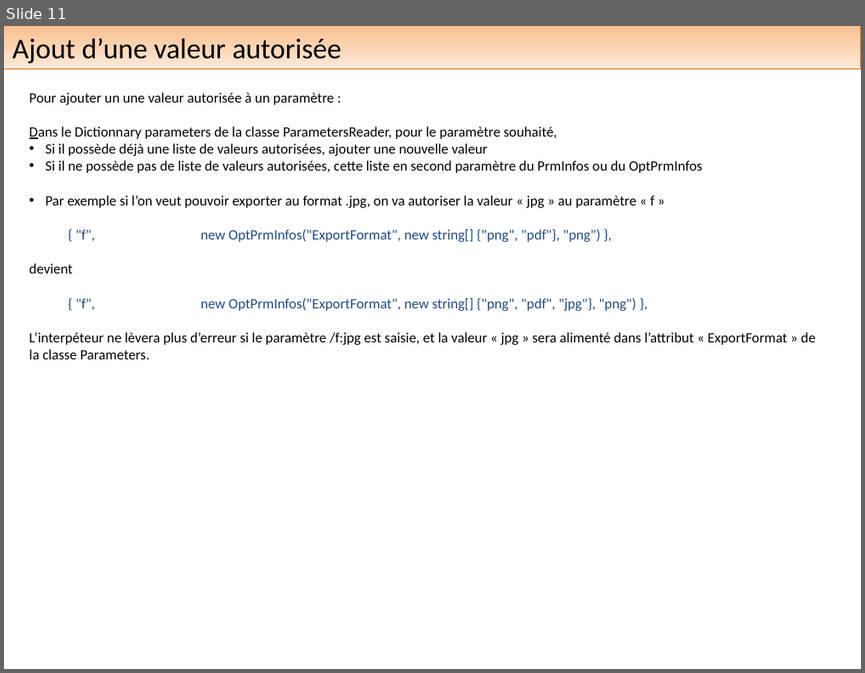
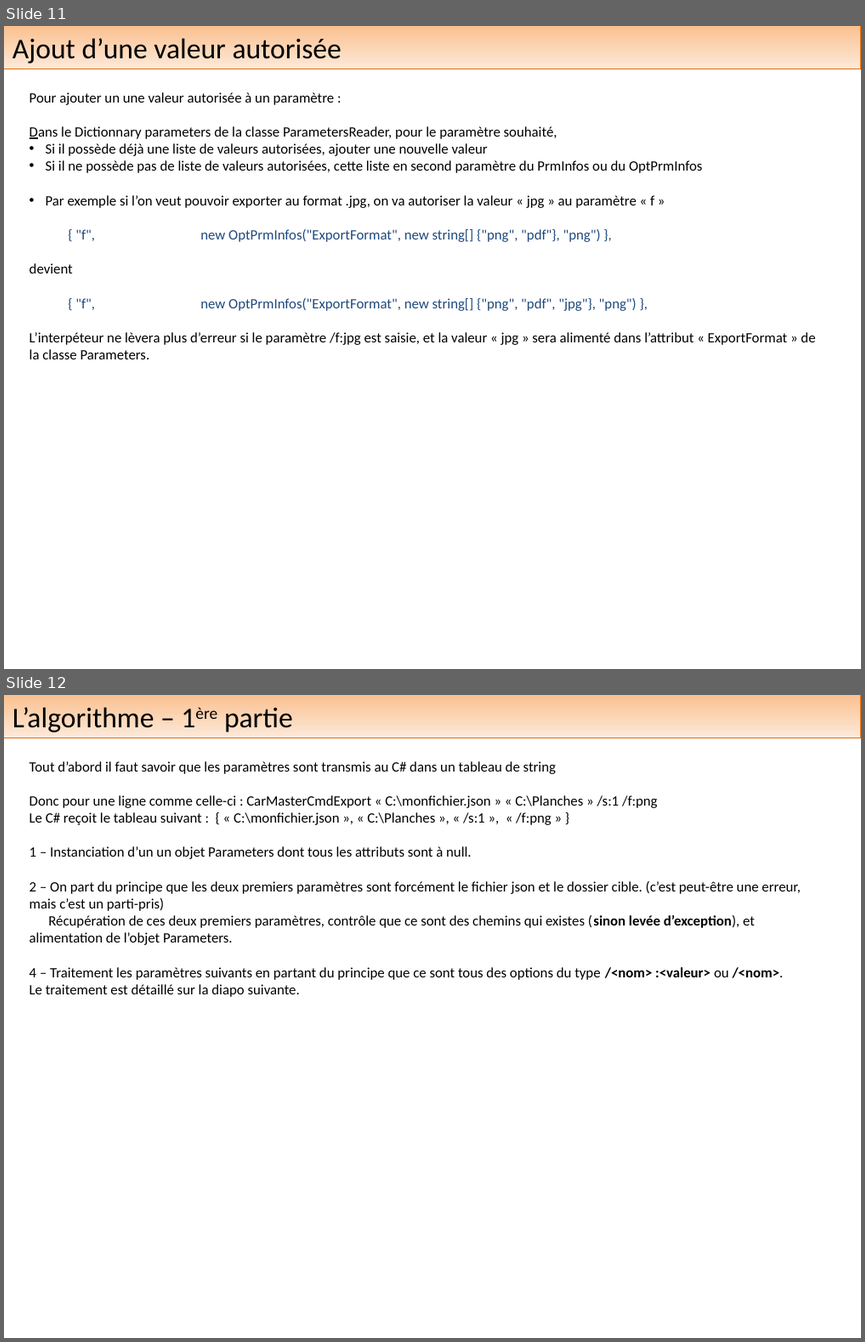
Before and after one commit to vpoiaghi/CardsMaster, a slide deck: doc/L'exportation en ligne de commande.pptx. Shown one above the other, each under a label of ours: slide 11 before the commit, slides 11 and 12 after it. The pictures are 865x673 and 865x1342 pixels, drawn with LibreOffice and Linux fonts; fonts in the diff are those of the drawing. Boxes give left, top, right and bottom in pixels: in the first picture for what was removed or moved away, otherwise in the second. Text is boxed around its words. In the diff, an @@ line names an element or a change of style, - is before the commit and + after.

Commit message:
doc : add algorithm to command line ppt document

```diff
--- a/doc/L'exportation en ligne de commande.pptx
+++ b/doc/L'exportation en ligne de commande.pptx
@@ slide 12 added at (4,695,861,1338), background #FFFFFF @@
@@ rectangle added at (4,695,861,737), fill gradient #FAC090 to #FDEADA, outline #E46C0A 0.75 pt, 24 pt, text #000000 @@
+L’algorithme – 1ère partie
@@ text added at (30,761,800,997), 12 pt, text #000000 @@
+Tout d’abord il faut savoir que les paramètres sont transmis au C# dans un tableau de string
+Donc pour une ligne comme celle-ci : CarMasterCmdExport « C:\monfichier.json » « C:\Planches » /s:1 /f:png
+Le C# reçoit le tableau suivant : { « C:\monfichier.json », « C:\Planches », « /s:1 », « /f:png » }
+1 – Instanciation d’un un objet Parameters dont tous les attributs sont à null.
+2 – On part du principe que les deux premiers paramètres sont forcément le fichier json et le dossier cible. (c’est peut-être une erreur, mais c’est un parti-pris)
+Récupération de ces deux premiers paramètres, contrôle que ce sont des chemins qui existes (sinon levée d’exception), et alimentation de l’objet Parameters.
+4 – Traitement les paramètres suivants en partant du principe que ce sont tous des options du type /<nom> :<valeur> ou /<nom>.
+Le traitement est détaillé sur la diapo suivante.
```
Also in this commit, not shown: 2 other slides added.
